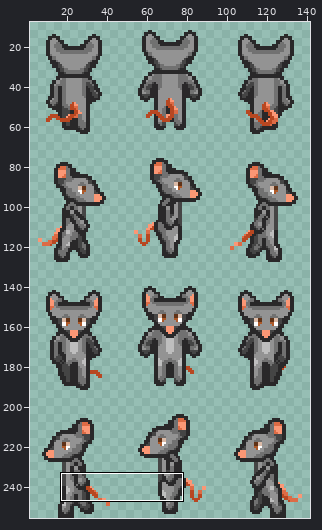
A sprite sheet gets an edit: sprite/creature/ratfolk/PNG/48x64_scale2x/ratfolk-m-base.png. Above, an overview of the earlier version with the close-up marked.
Close-up. As it was:
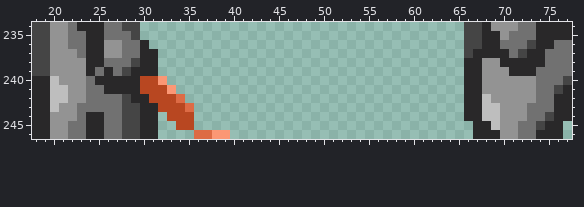
The file is 144x256 pixels. Shown: x 18..77, y 234..246. The wide view leaves out empty margins. The commit also changed other parts of the picture, which this record leaves out.
After the commit:
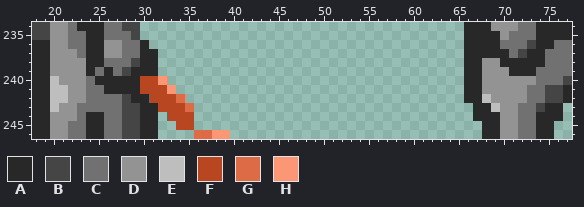
Palette (. is transparent): A #292829  B #454545  C #717171  D #939393  E #bebebe  F #b84721  G #dd6b45  H #fb9775
The exact change:
@@ x 18..77 @@
-234 BBDDCAAACCBB....................................BBADDDCCAAAA
-235 BBDDCCAACCCB....................................BBAADCCCAAAA
-236 BBDDCCAADDCCA...................................BBAACCCBAACC
-237 BBDDDCAADDCCAA..................................BAAAACBAACCC
-238 BBDDDDAACCCBAA..................................AADDAAAAACCC
-239 BBDDDDACACBAAA..................................AADDDAAACCCC
+234 BBDDCAAACCBB....................................AAADDDCCAAAA
+235 BBDDCCAACCCB....................................AAAADCCCAAAA
+236 AADDCCAADDCCA...................................AAAACCCBAACC
+237 AADDDCAADDCCAA..................................AAAAACBAACCC
+238 AADDDDAACCCBAA..................................AADDAAAAACCC
+239 AADDDDACACBAAA..................................AADDDAAACCCC
 240 AAEDDDCAAAAAFFH.................................AADDDDDDCCCB
-241 AAEEDDCCAAAAFFFH................................AADDDDDDCCBA
-242 AAEEDDCCCCBAAFFFG...............................AAEDDDDDCCAA
-243 AAEDDCCCCCBBAAFFFG..............................AAEEDDDCCCAA
-244 AADDDCAACCBBAA.FFF..............................AAEEDDDCCBAA
-245 AADDCCAACCBBAA..FF...............................AAEDDCCBAA.
-246 AADDCCAACCBBAA....GGHH...........................AAADDCCAAA.
+241 AAEEDDCCAAAAFFFH................................AADDDDDCCBBA
+242 AAEEDDCCCCBAAFFFG...............................AAEDDDDCCBBA
+243 AAEDDCCCCCBBAAFFFG...............................AAEDDCCBAA.
+244 AADDDCAACCBBAA.FFF...............................AAADDCCAAA.
+245 AADDCCAACCBBAA..FF................................AADDCCAA..
+246 AADDCCAACCBBAA....GGHH............................AADDCCAA..
Changed places in both close-ups, as pixel boxes (x1, y1, x2, y2):
changed: (464, 22, 482, 58)
changed: (32, 40, 50, 76)
changed: (464, 85, 572, 139)
